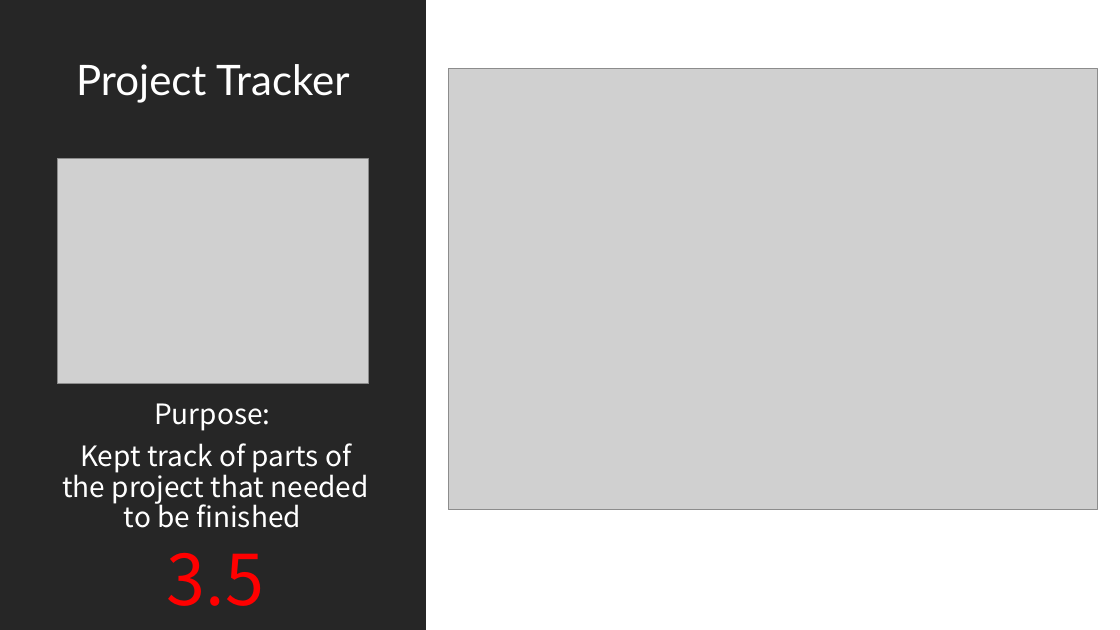
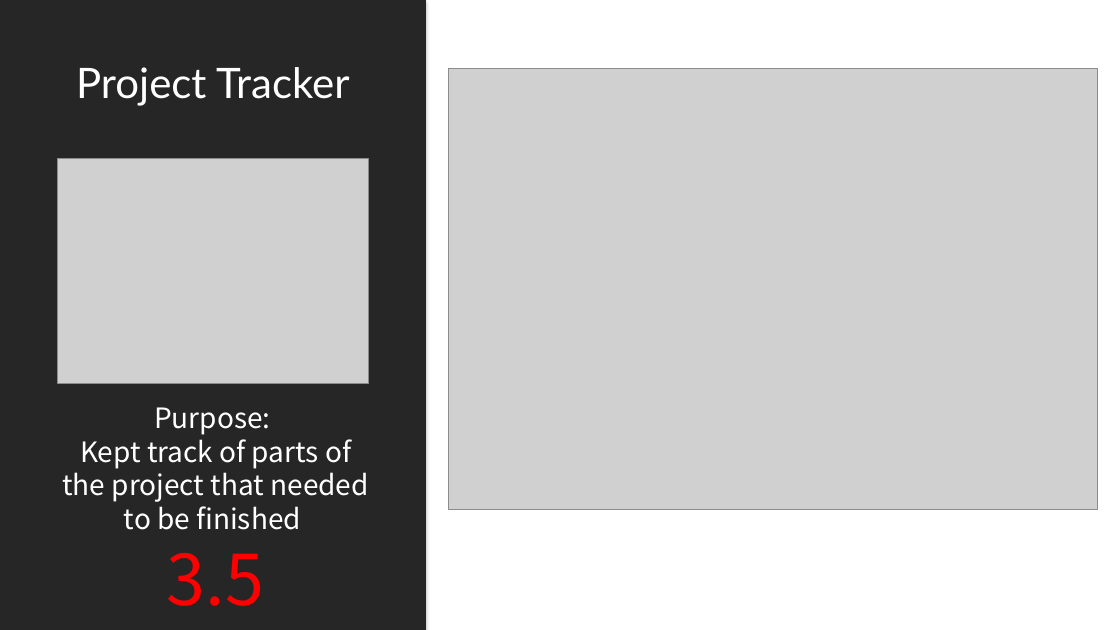
Before and after one commit to Computer-Girl/3308Project, a slide deck: slide 6 of ProjectPresentation.pptx. Drawn at 1120x630 pixels with LibreOffice and Linux fonts; fonts in the diff are those of the drawing; grey boxes stand for pictures. Boxes give left, top, right and bottom in pixels: in the first picture for what was removed or moved away, otherwise in the second. Text is boxed around its words. In the diff, an @@ line names an element or a change of style, - is before the commit and + after.

```diff
--- a/ProjectPresentation.pptx
+++ b/ProjectPresentation.pptx
@@ rectangle at box(0, 0, 426, 630): shadow on @@
@@ text "Project Tracker" at box(76, 67, 350, 106): line spacing 0.9 to 1 @@
@@ text "Purpose:" at box(62, 407, 368, 606): line spacing 0.9 to 1; less space between paragraphs @@
```
Also in this commit, not shown: 10 other slides changed.
